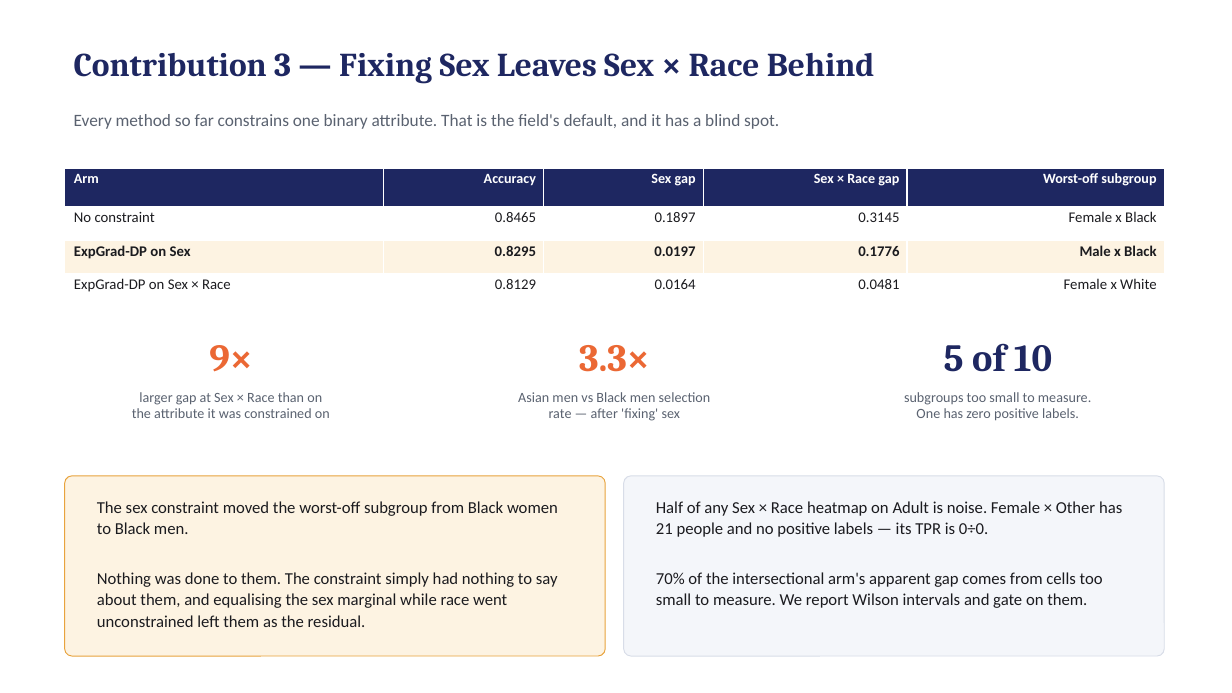
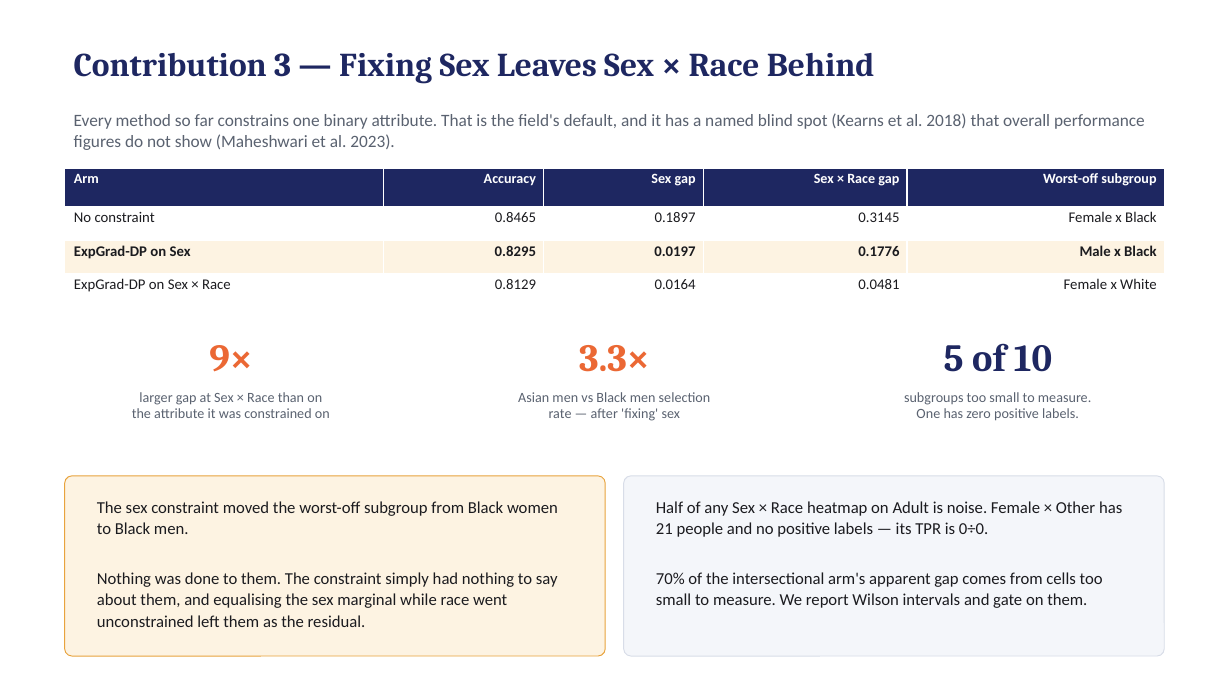
Before and after one commit to Dheirav/who-pays-for-fairness, a slide deck: slide 19 of bias_mitigation_plan.pptx. Drawn at 1232x693 pixels with LibreOffice and Linux fonts; fonts in the diff are those of the drawing. Boxes give left, top, right and bottom in pixels: in the first picture for what was removed or moved away, otherwise in the second. Text is boxed around its words. In the diff, an @@ line names an element or a change of style, - is before the commit and + after.

Commit message:
Rebuild the report and deck so they stop claiming novelty the sources no longer claim
Both artefacts are generated from scripts/build_*.py, whose contribution lists called the
incidence and intersectional analyses "(new)". They are not new -- Ferry et al. (2023)
published the decomposition and Kearns (2018) named the intersectional failure mode -- and
the sources were corrected in the previous commit. Until now the built PDF and PPTX still
said the old thing.

No number, table or figure changes; test_documented_claims checks the course figures and
passes identically before and after. What changes is two "(new)" labels, three citations,
and a reference-list entry.

```diff
--- a/bias_mitigation_plan.pptx
+++ b/bias_mitigation_plan.pptx
@@ text at (74,113,1145,150): text changed @@
-Every method so far constrains one binary attribute. That is the field's default, and it has a blind spot.
+Every method so far constrains one binary attribute. That is the field's default, and it has a named blind spot (Kearns et al. 2018) that overall performance figures do not show (Maheshwari et al. 2023).
```
Also in this commit, not shown: 1 other slide changed, 1 other file.
